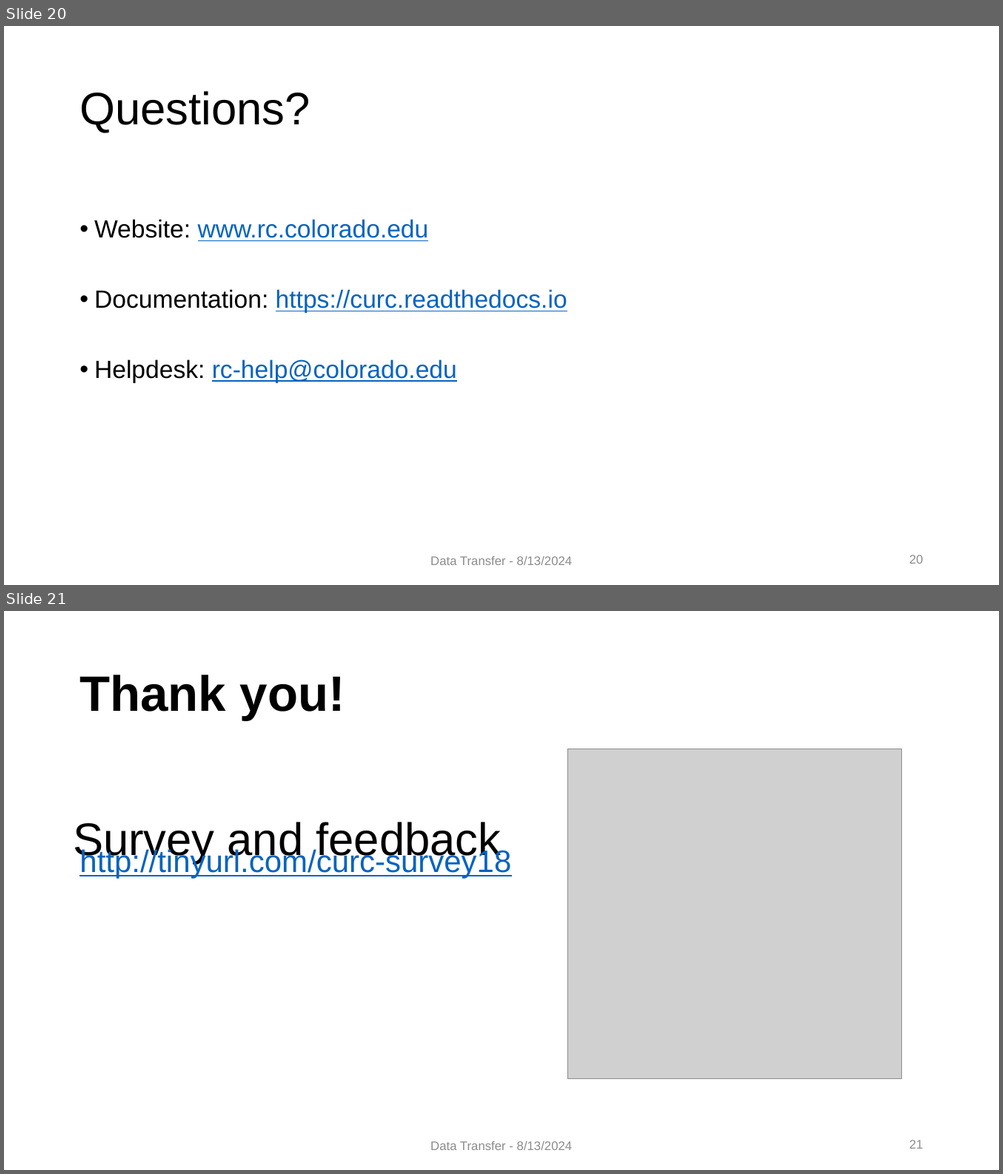
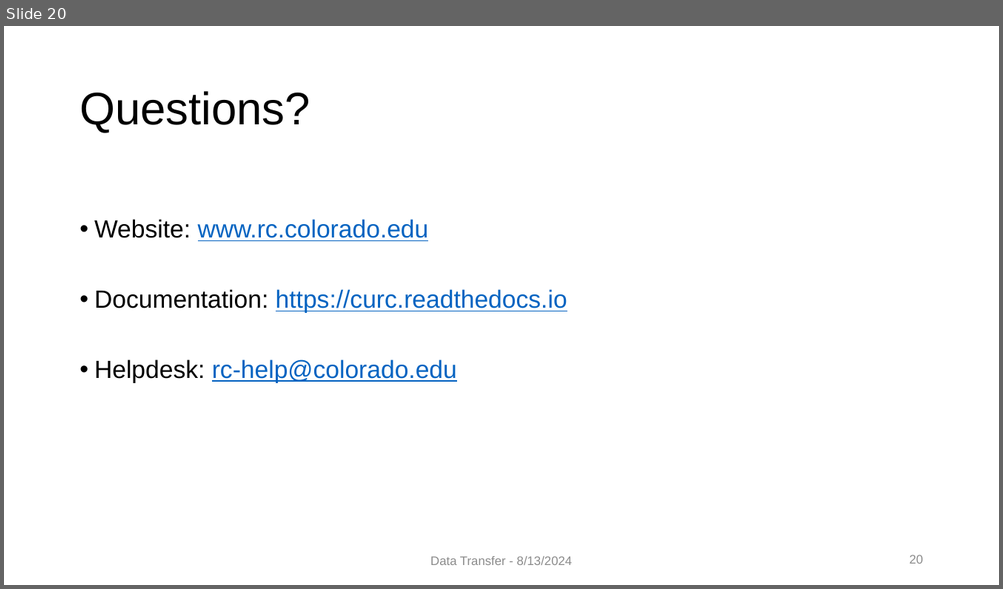
Before and after one commit to ResearchComputing/hpc_fundamentals_micro_credential, a slide deck: transferring_data/File_transfer.pptx. Shown one above the other, each under a label of ours: slides 20 and 21 before the commit, slide 20 after it. The pictures are 1003x1174 and 1003x589 pixels, drawn with LibreOffice and Linux fonts; fonts in the diff are those of the drawing; grey boxes stand for pictures; background and template pictures are left out. Boxes give left, top, right and bottom in pixels: in the first picture for what was removed or moved away, otherwise in the second. Text is boxed around its words. In the diff, an @@ line names an element or a change of style, - is before the commit and + after.

```diff
--- a/transferring_data/File_transfer.pptx
+++ b/transferring_data/File_transfer.pptx
@@ slide 21 removed at [4, 611, 999, 1170], background #FFFFFF @@
@@ title removed at [79, 675, 345, 720] @@
-Thank you!
@@ picture removed at [567, 749, 901, 1079] @@
@@ text removed at [73, 822, 501, 863] @@
-Survey and feedback
@@ text removed at [79, 848, 511, 879] @@
-http://tinyurl.com/curc-survey18
@@ text removed at [430, 1142, 572, 1150] @@
-Data Transfer - 8/13/2024
@@ page number removed at [909, 1140, 923, 1149] @@
-21
```
Also in this commit, not shown: 1 other file.
